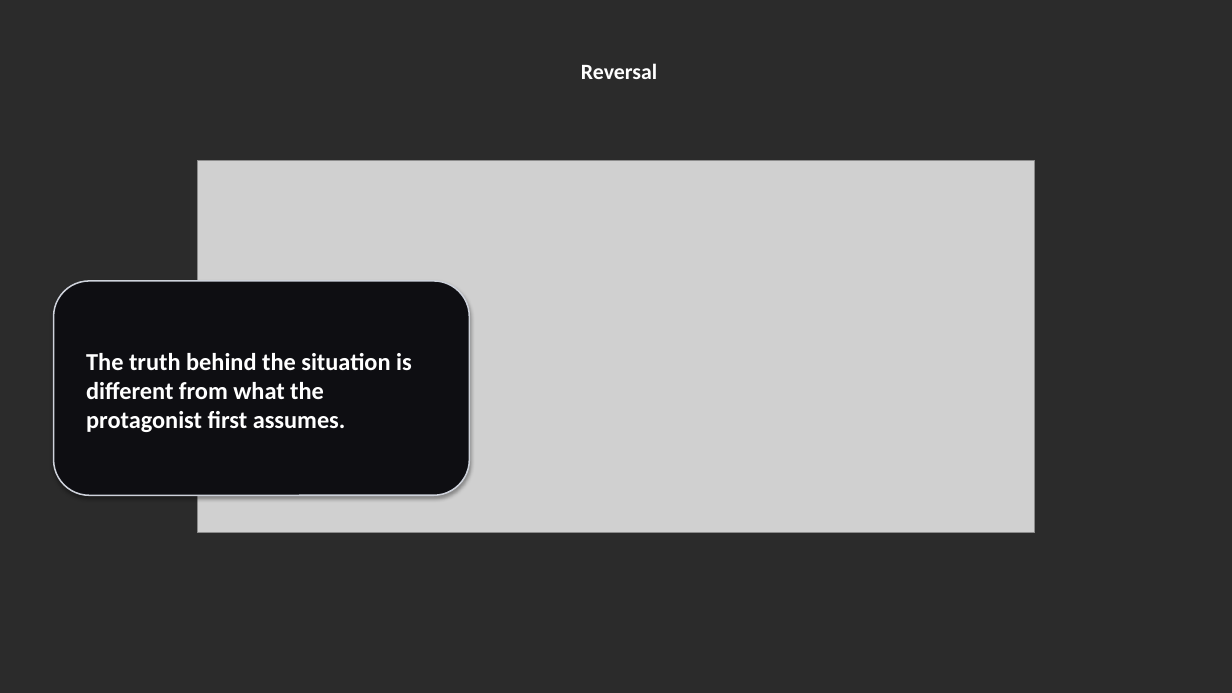
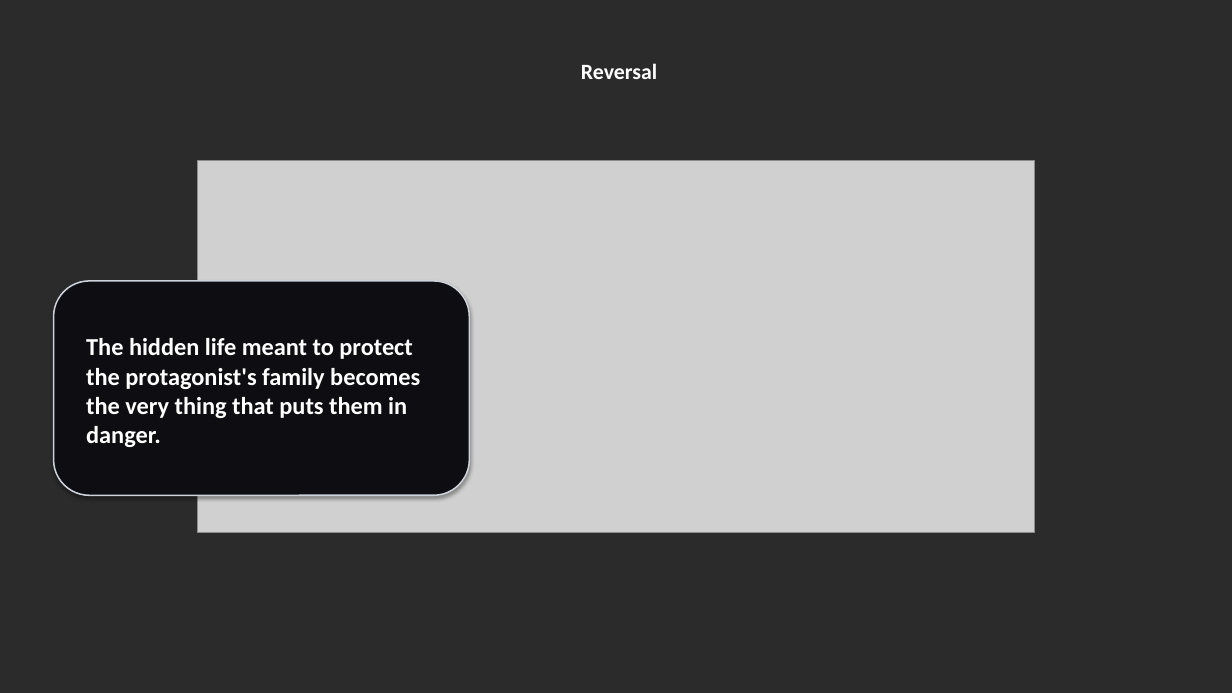
Before and after one commit to madbradsmith/EVOLUM, a slide deck: slide 11 of output/pitch_deck_v1.pptx. Drawn at 1232x693 pixels with LibreOffice and Linux fonts; fonts in the diff are those of the drawing; grey boxes stand for pictures; background and template pictures are left out; a plain dark background stands for a picture behind light text. Boxes give left, top, right and bottom in pixels: in the first picture for what was removed or moved away, otherwise in the second. Text is boxed around its words. In the diff, an @@ line names an element or a change of style, - is before the commit and + after.

```diff
--- a/output/pitch_deck_v1.pptx
+++ b/output/pitch_deck_v1.pptx
@@ text in rounded rectangle at <box>86,338,420,447</box>: text changed @@
-The truth behind the situation is different from what the protagonist first assumes.
+The hidden life meant to protect the protagonist's family becomes the very thing that puts them in danger.
```
Also in this commit, not shown: 8 other slides changed, 3 slides added, 3 slides removed, 26 other files.
